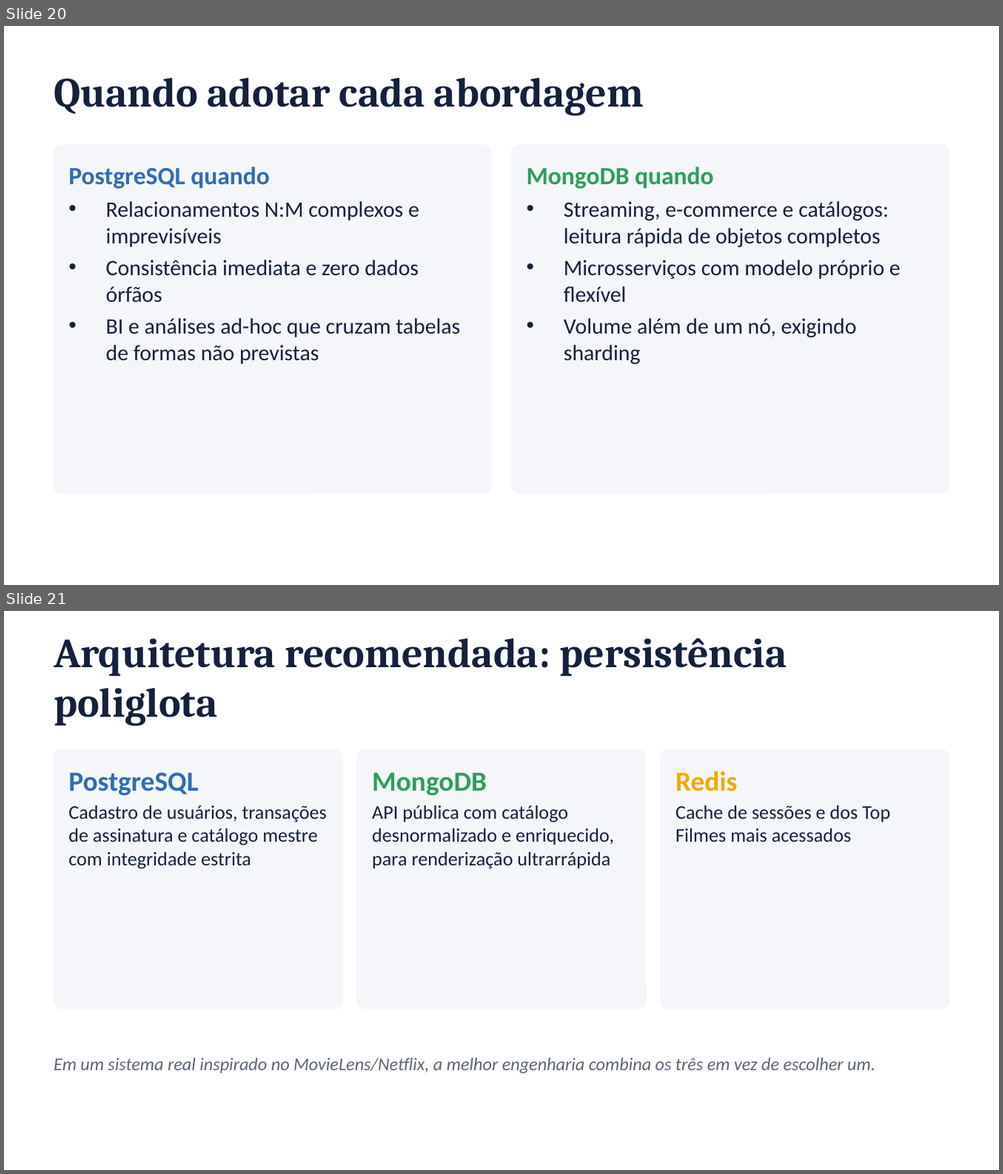
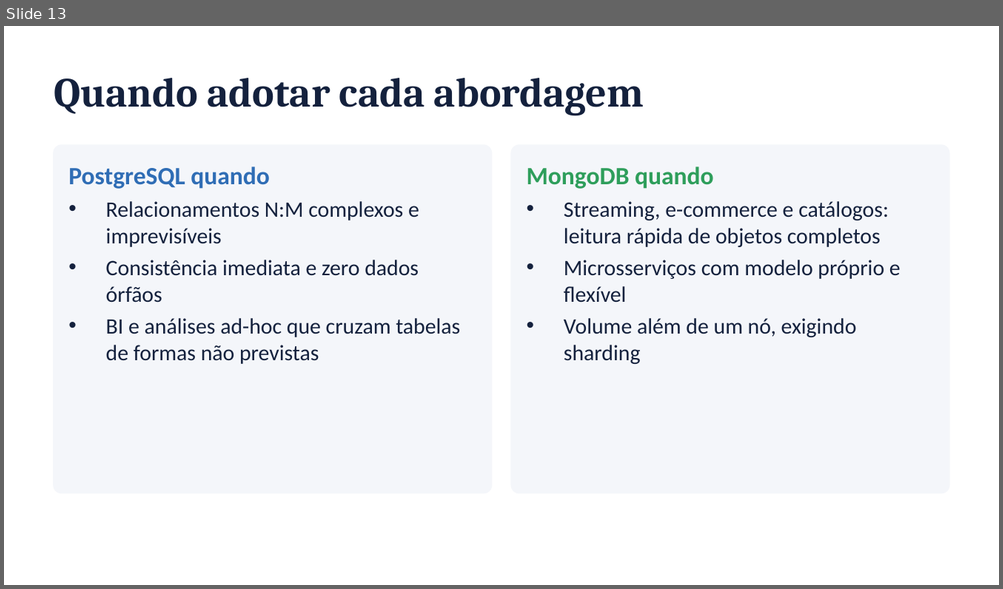
Before and after one commit to FineiasAntonio/BancoDeDados, a slide deck: docs/apresentacao.pptx. Shown one above the other, each under a label of ours: slides 20 and 21 before the commit, slide 13 after it. The pictures are 1003x1174 and 1003x589 pixels, drawn with LibreOffice and Linux fonts; fonts in the diff are those of the drawing. Boxes give left, top, right and bottom in pixels: in the first picture for what was removed or moved away, otherwise in the second. Text is boxed around its words. In the diff, an @@ line names an element or a change of style, - is before the commit and + after.

```diff
--- a/docs/apresentacao.pptx
+++ b/docs/apresentacao.pptx
@@ slide 21 removed at (4, 611, 999, 1170), background #FFFFFF @@
@@ text removed at (54, 638, 786, 726) @@
-Arquitetura recomendada: persistência poliglota
@@ rounded rectangle removed at (54, 750, 342, 1009) @@
@@ rounded rectangle removed at (357, 750, 646, 1009) @@
@@ rounded rectangle removed at (660, 750, 949, 1009) @@
@@ text removed at (68, 772, 198, 796) @@
-PostgreSQL
@@ text removed at (372, 772, 486, 796) @@
-MongoDB
@@ text removed at (675, 771, 737, 792) @@
-Redis
@@ text removed at (68, 806, 327, 869) @@
-Cadastro de usuários, transações de assinatura e catálogo mestre com integridade estrita
@@ text removed at (372, 806, 614, 869) @@
-API pública com catálogo desnormalizado e enriquecido, para renderização ultrarrápida
@@ text removed at (675, 806, 890, 842) @@
-Cache de sessões e dos Top Filmes mais acessados
@@ text removed at (54, 1058, 875, 1073) @@
-Em um sistema real inspirado no MovieLens/Netflix, a melhor engenharia combina os três em vez de escolher um.
@@ what was slide 20 is now slide 13 @@
```
Also in this commit, not shown: 6 slides changed, 1 slide added, 9 other slides removed, 1 other file.
